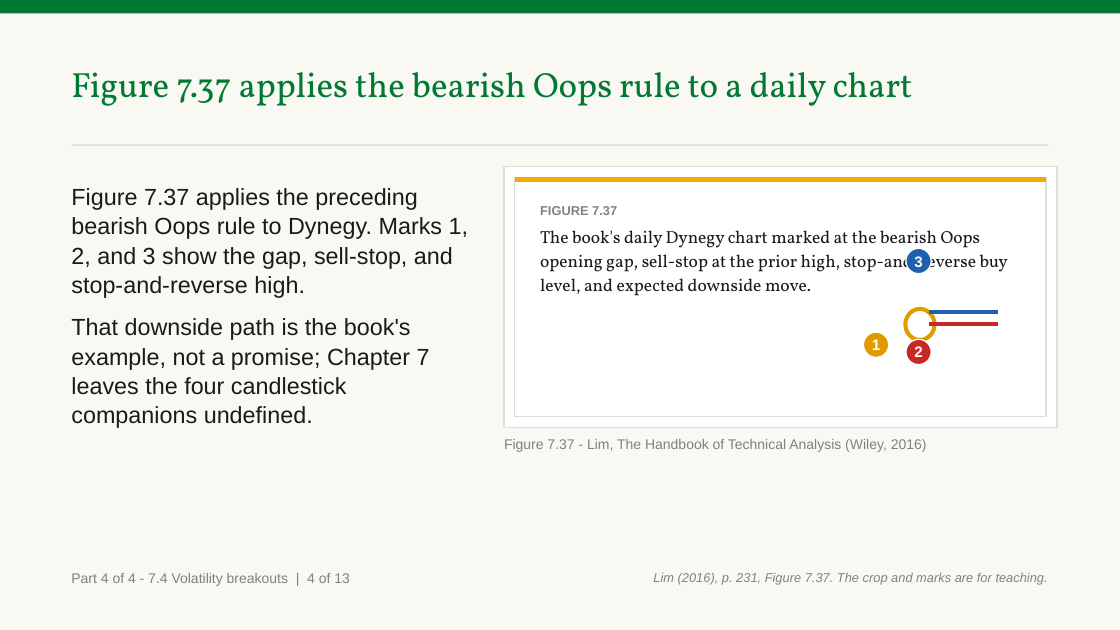
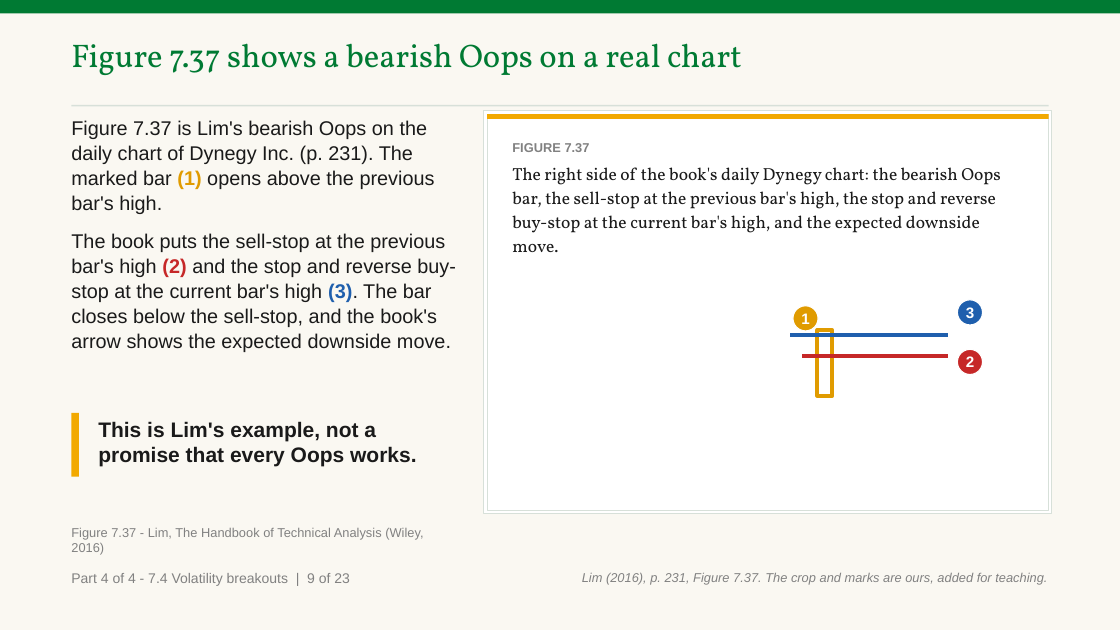
Before and after one commit to benjiesotelo-sudo/Telos_FIN1209, a slide deck: slide 229 of chapter-07/FIN1209-Chapter-07.pptx (slide 224 before the commit). Drawn at 1120x630 pixels with LibreOffice and Linux fonts; fonts in the diff are those of the drawing. Boxes give left, top, right and bottom in pixels: in the first picture for what was removed or moved away, otherwise in the second. Text is boxed around its words. In the diff, an @@ line names an element or a change of style, - is before the commit and + after.

```diff
--- a/chapter-07/FIN1209-Chapter-07.pptx
+++ b/chapter-07/FIN1209-Chapter-07.pptx
@@ text at [71,43,742,75]: text changed; size 30 to 28 pt @@
-Figure 7.37 applies the bearish Oops rule to a daily chart
+Figure 7.37 shows a bearish Oops on a real chart
@@ rectangle: place and size @@
-rectangle at [71,145,1049,146]
+rectangle at [71,105,1049,107]
@@ rectangle: place and size @@
-rectangle at [515,177,1046,417]
+rectangle at [484,111,1052,514]
@@ rectangle: place and size @@
-rectangle at [504,166,1057,428]
+rectangle at [487,114,1049,511]
@@ rectangle: place and size @@
-rectangle at [515,177,1046,182]
+rectangle at [487,114,1049,119]
@@ text at [71,120,456,352]: text changed; size 20 to 17 pt @@
-Figure 7.37 applies the preceding bearish Oops rule to Dynegy. Marks 1, 2, and 3 show the gap, sell-stop, and stop-and-reverse high.
-That downside path is the book's example, not a promise; Chapter 7 leaves the four candlestick companions undefined.
+Figure 7.37 is Lim's bearish Oops on the daily chart of Dynegy Inc. (p. 231). The marked bar (1) opens above the previous bar's high.
+The book puts the sell-stop at the previous bar's high (2) and the stop and reverse buy-stop at the current bar's high (3). The bar closes below the sell-stop, and the book's arrow shows the expected downside move.
@@ text "FIGURE 7.37": place and size @@
-text "FIGURE 7.37" at [540,206,1008,296]
+text "FIGURE 7.37" at [512,143,1001,252]
@@ text at [512,167,1001,252]: text changed @@
-The book's daily Dynegy chart marked at the bearish Oops opening gap, sell-stop at the prior high, stop-and-reverse buy level, and expected downside move.
+The right side of the book's daily Dynegy chart: the bearish Oops bar, the sell-stop at the previous bar's high, the stop and reverse buy-stop at the current bar's high, and the expected downside move.
@@ ellipse "1": place and size @@
-ellipse "1" at [864,332,889,357]
+ellipse "1" at [793,306,818,331]
@@ ellipse removed at [906,309,935,340] @@
@@ line removed from (929, 324) to (998, 324) @@
@@ ellipse "3": place and size @@
-ellipse "3" at [907,249,932,274]
+ellipse "3" at [958,300,983,325]
@@ line added from (791, 335) to (949, 335), #1F5FAD 3.5 pt @@
@@ line moved from (929, 313) - (998, 313) to (802, 356) - (949, 356) @@
@@ line (802, 356) - (949, 356): stroke #1F5FAD 3.5 pt to #C62828 3.5 pt @@
@@ rectangle added at [818,330,833,396], outline #E09B00 3.5 pt @@
@@ ellipse "2": place and size @@
-ellipse "2" at [907,339,932,365]
+ellipse "2" at [958,350,983,375]
@@ rectangle added at [71,413,79,477], fill #F2A900 @@
@@ text added at [98,421,416,466], 18 pt, text #1A1A1A, bold @@
+This is Lim's example, not a promise that every Oops works.
@@ text "Figure 7.37 - Lim, The ...": place and size @@
-text "Figure 7.37 - Lim, The ..." at [504,439,927,452]
+text "Figure 7.37 - Lim, The ..." at [71,528,423,555]
@@ text "Figure 7.37 - Lim, The ..." at [71,528,423,555]: size 12 to 11 pt @@
@@ text at [71,573,350,586]: text changed @@
-Part 4 of 4 - 7.4 Volatility breakouts | 4 of 13
+Part 4 of 4 - 7.4 Volatility breakouts | 9 of 23
@@ text at [582,573,1047,585]: text changed @@
-Lim (2016), p. 231, Figure 7.37. The crop and marks are for teaching.
+Lim (2016), p. 231, Figure 7.37. The crop and marks are ours, added for teaching.
```
Also in this commit, not shown: 17 other slides changed, 18 slides added, 8 slides removed, 4 other files.
